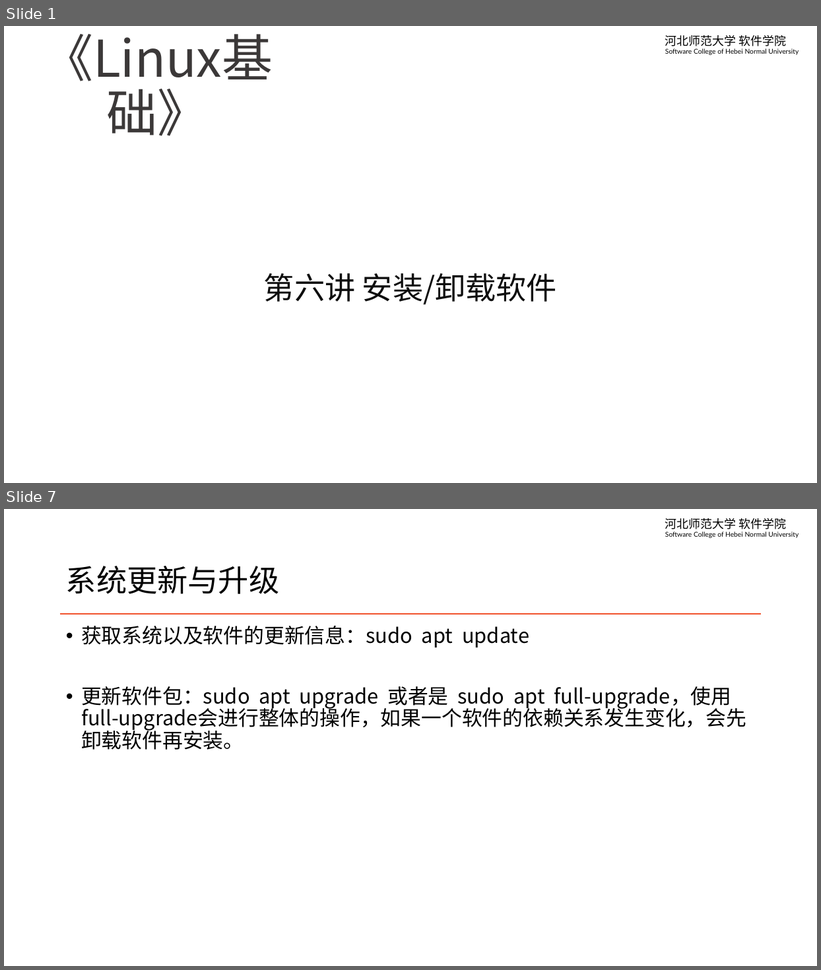
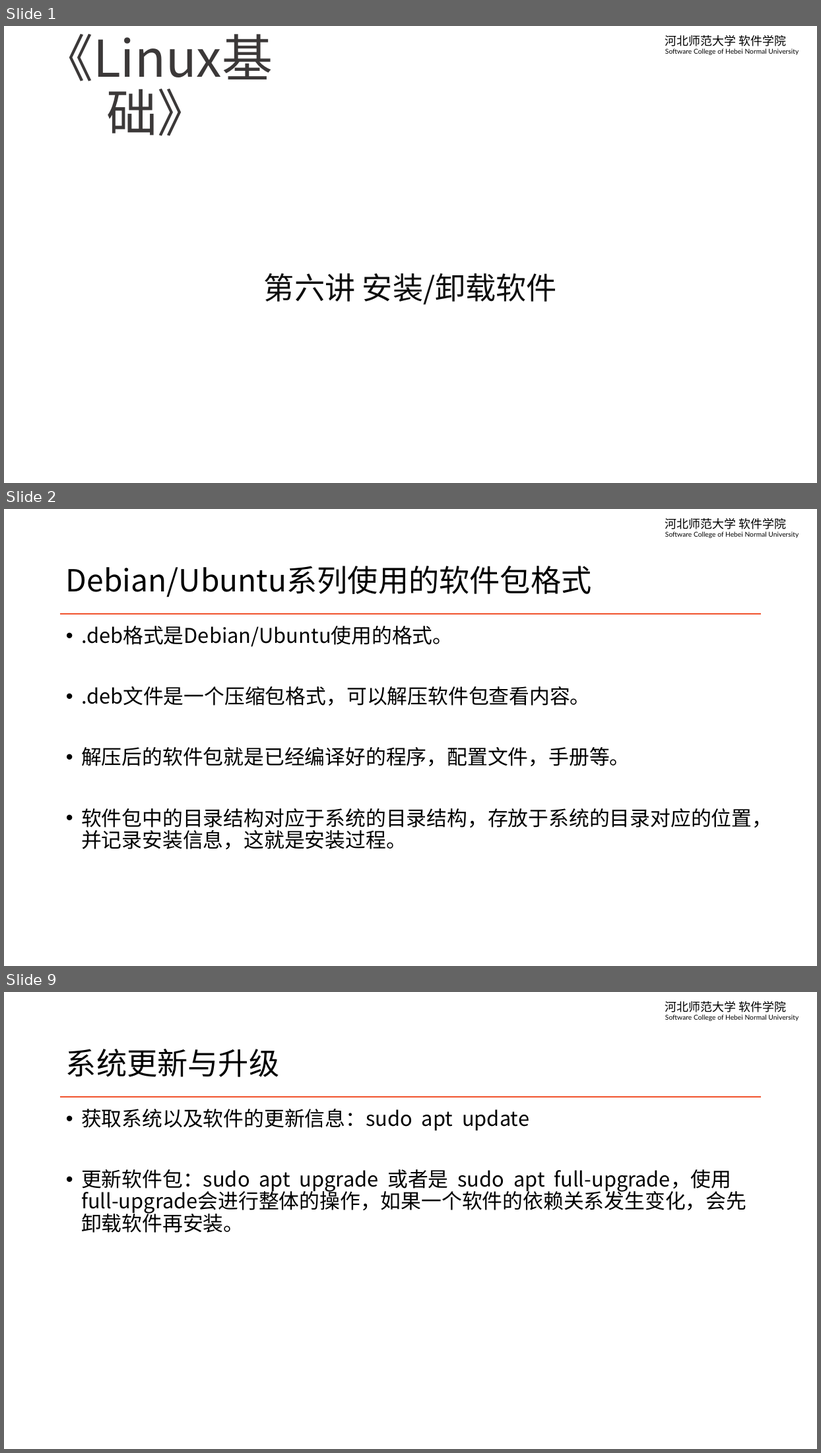
Before and after one commit to edu2act/course-linux-system, a slide deck: materials/slides/ch06-install-and-uninstall-software.pptx. Shown one above the other, each under a label of ours: slides 1 and 7 before the commit, slides 1, 2 and 9 after it; the slides between them are not shown. The pictures are 821x970 and 821x1453 pixels, drawn with LibreOffice and Linux fonts; fonts in the diff are those of the drawing; background and template pictures are left out. Boxes give left, top, right and bottom in pixels: in the first picture for what was removed or moved away, otherwise in the second. Text is boxed around its words. In the diff, an @@ line names an element or a change of style, - is before the commit and + after.

```diff
--- a/materials/slides/ch06-install-and-uninstall-software.pptx
+++ b/materials/slides/ch06-install-and-uninstall-software.pptx
@@ slide 2 added at bbox=[4, 509, 817, 966], background #FFFFFF; not listed: 2 template elements that a slide beside it also shows @@
@@ title added at bbox=[66, 566, 591, 597], 36 pt, text #000000 @@
+Debian/Ubuntu系列使用的软件包格式
@@ text added at bbox=[81, 626, 772, 850], 24 pt, text #000000 @@
+• .deb格式是Debian/Ubuntu使用的格式。
+• .deb文件是一个压缩包格式，可以解压软件包查看内容。
+• 解压后的软件包就是已经编译好的程序，配置文件，手册等。
+• 软件包中的目录结构对应于系统的目录结构，存放于系统的目录对应的位置，并记录安装信息，这就是安装过程。
@@ what was slide 7 is now slide 9 @@
```
Also in this commit, not shown: 5 slides changed, 2 other slides added, 1 other file.
